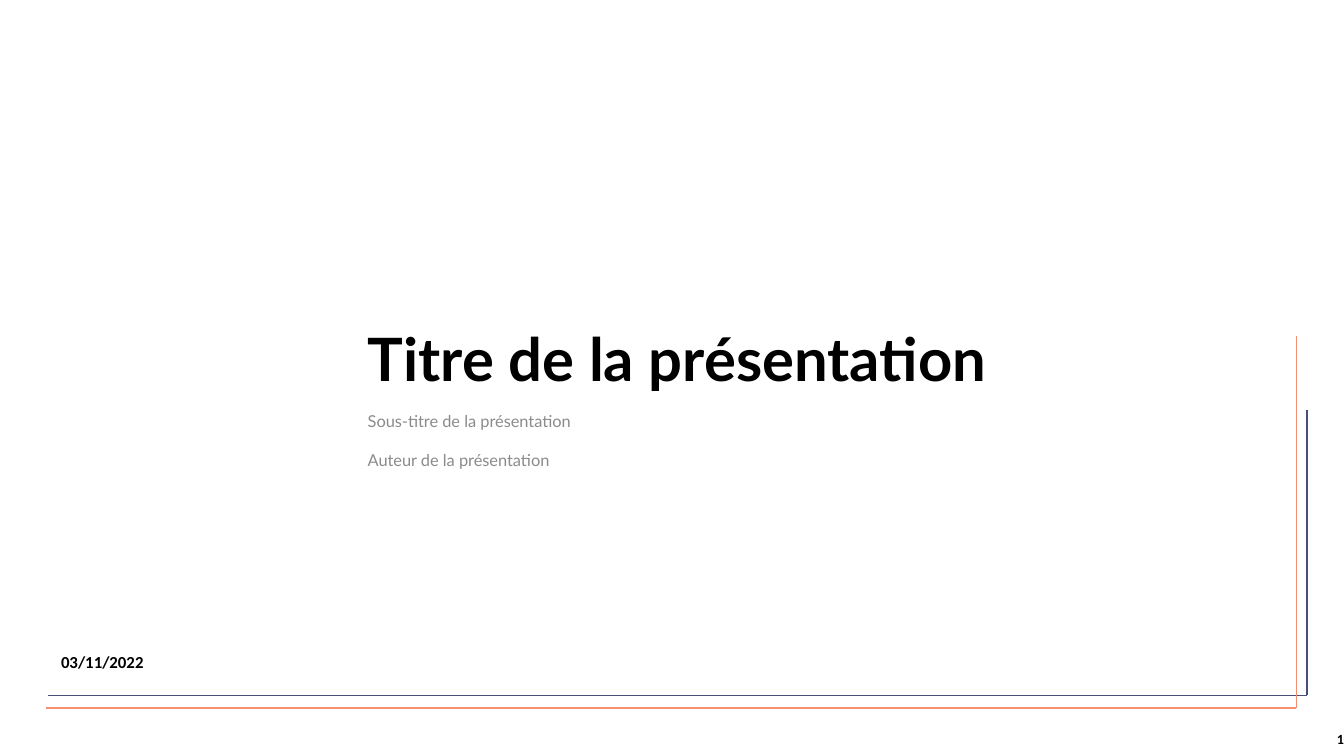
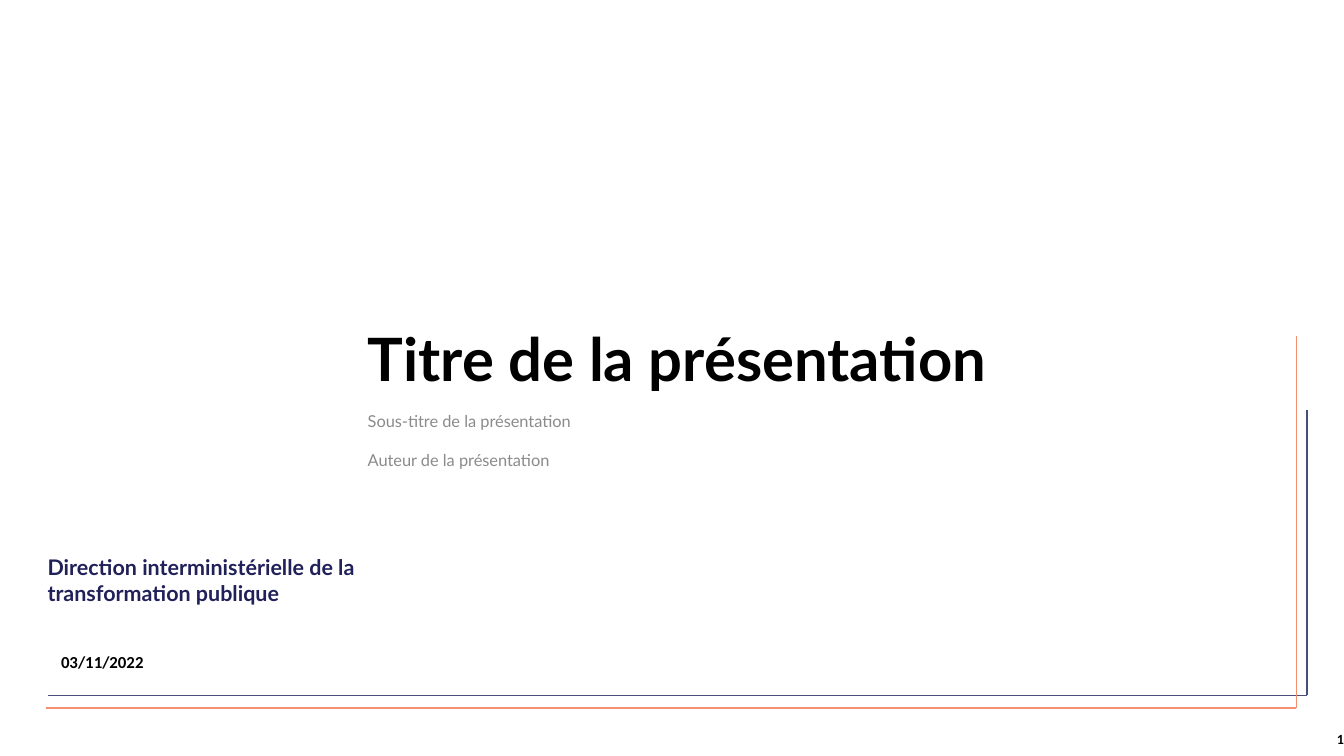
Before and after one commit to spyrales/quarto-gouv, a slide deck: slide 1 of _extensions/presentation-gouv/ressources/template_presentation.pptx. Drawn at 1344x756 pixels with LibreOffice and Linux fonts; fonts in the diff are those of the drawing; background and template pictures are left out. Boxes give left, top, right and bottom in pixels: in the first picture for what was removed or moved away, otherwise in the second. Text is boxed around its words. In the diff, an @@ line names an element or a change of style, - is before the commit and + after.

```diff
--- a/_extensions/presentation-gouv/ressources/template_presentation.pptx
+++ b/_extensions/presentation-gouv/ressources/template_presentation.pptx
@@ text added at box(48, 559, 354, 605), 11.5 pt, text #21215A, bold @@
+Direction interministérielle de la transformation publique
```
Also in this commit, not shown: 2 other slides changed, 1 slide added, 1 slide removed.
